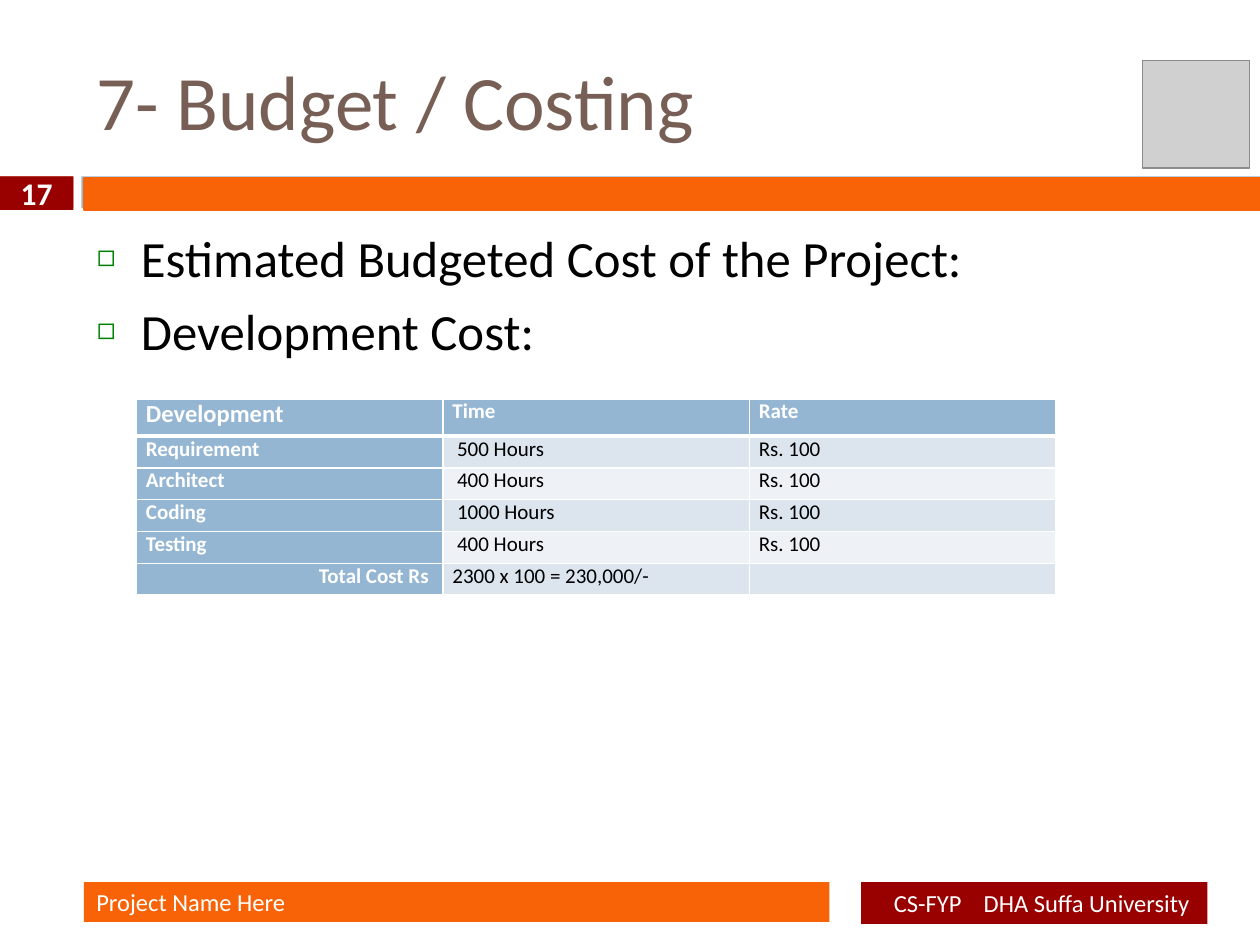
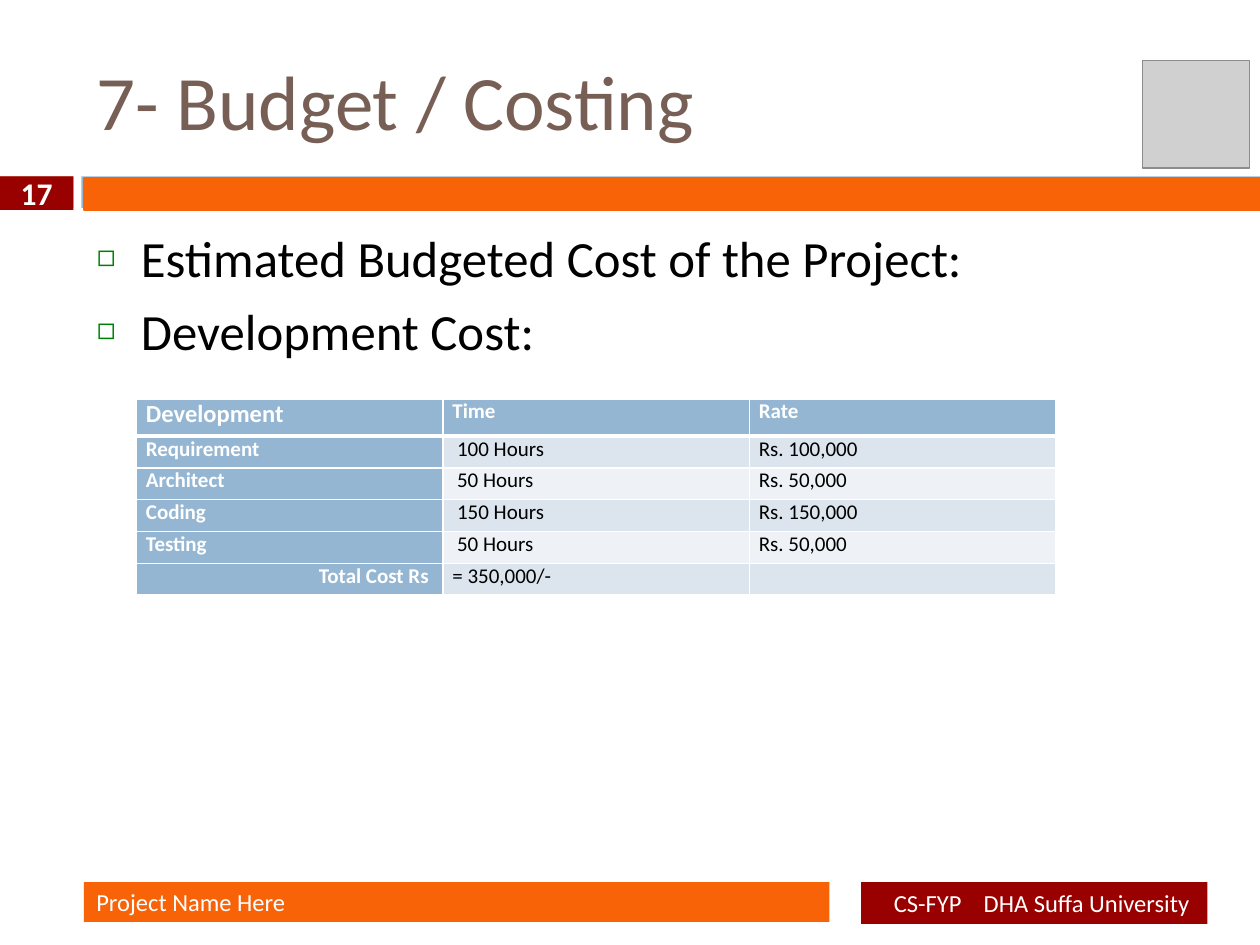
Before and after one commit to poorab21/Maid_In-FYP-, a slide deck: slide 17 of Maid In Proposal Defence Document.pptx. Drawn at 1260x945 pixels with LibreOffice and Linux fonts; fonts in the diff are those of the drawing; grey boxes stand for pictures; background and template pictures are left out. Boxes give left, top, right and bottom in pixels: in the first picture for what was removed or moved away, otherwise in the second. Text is boxed around its words. In the diff, an @@ line names an element or a change of style, - is before the commit and + after.

```diff
--- a/Maid In Proposal Defence Document.pptx
+++ b/Maid In Proposal Defence Document.pptx
@@ table at (x1=136, y1=399, x2=1055, y2=596) @@
-row 2, column 2: 500 Hours
+row 2, column 2: 100 Hours
-row 2, column 3: Rs. 100
+row 2, column 3: Rs. 100,000
-row 3, column 2: 400 Hours
+row 3, column 2: 50 Hours
-row 3, column 3: Rs. 100
+row 3, column 3: Rs. 50,000
-row 4, column 2: 1000 Hours
+row 4, column 2: 150 Hours
-row 4, column 3: Rs. 100
+row 4, column 3: Rs. 150,000
-row 5, column 2: 400 Hours
+row 5, column 2: 50 Hours
-row 5, column 3: Rs. 100
+row 5, column 3: Rs. 50,000
-row 6, column 2: 2300 x 100 = 230,000/-
+row 6, column 2: = 350,000/-
```
Also in this commit, not shown: 3 other slides changed, 1 other file.
